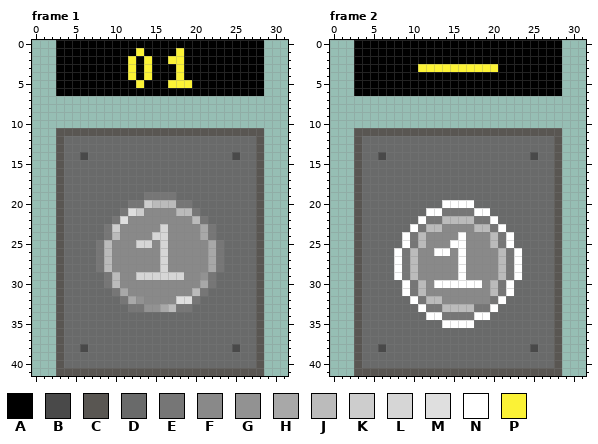
One commit to this pixel-art file: sprites/elevator-button.aseprite. The picture above was drawn from the file before the commit.
32x42 pixels, 2 frames. Colours within 5 levels of each other are drawn and written as one. Shown: frame 1, frame 2.
Palette (. is transparent): A #000000  B #494949  C #595652  D #696a6a  E #767676  F #898989  G #929292  H #a8a8a8  J #bbbbbb  K #cdcdcd  L #d6d6d6  M #dfdfdf  N #ffffff  P #fbf236
The same view after the edit:
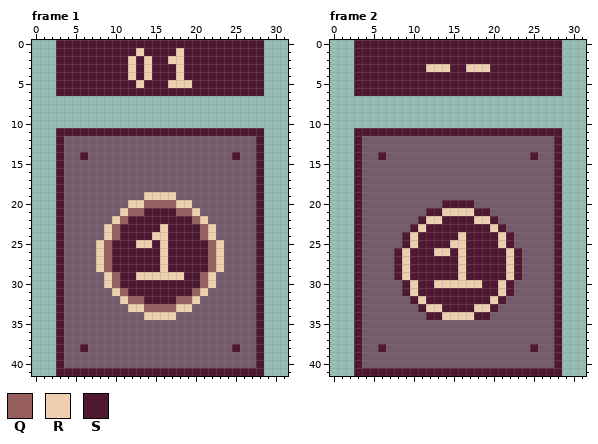
Colours new in this view: Q #975e5e  R #efd0ae  S #501733
Edits made:
colour D: #696a6a -> #755b6c
Frame 1, layers "Layer 3", "Layer 2", "Layer 1":
y 0: x 3..28 AAAAAAAAAAAAAAAAAAAAAAAAAA -> SSSSSSSSSSSSSSSSSSSSSSSSSS
y 1: x 3..28 AAAAAAAAAAPAAAAPAAAAAAAAAA -> SSSSSSSSSSRSSSSRSSSSSSSSSS
y 2: x 3..28 AAAAAAAAAPAPAAPPAAAAAAAAAA -> SSSSSSSSSRSRSSRRSSSSSSSSSS
y 3..4: x 3..28 AAAAAAAAAPAPAAAPAAAAAAAAAA -> SSSSSSSSSRSRSSSRSSSSSSSSSS
y 5: x 3..28 AAAAAAAAAAPAAAPPPAAAAAAAAA -> SSSSSSSSSSRSSSRRRSSSSSSSSS
y 6: x 3..28 AAAAAAAAAAAAAAAAAAAAAAAAAA -> SSSSSSSSSSSSSSSSSSSSSSSSSS
y 11: x 3..28 CCCCCCCCCCCCCCCCCCCCCCCCCC -> SSSSSSSSSSSSSSSSSSSSSSSSSS
y 12..13: x 3 C -> S; x 28 C -> S
y 14: x 3 C -> S; x 6 B -> S; x 25 B -> S; x 28 C -> S
y 15..18: x 3 C -> S; x 28 C -> S
y 19: x 3 C -> S; x 14..17 EEEE -> RRRR; x 28 C -> S
y 20: x 3 C -> S; x 12..19 EEKJJJEE -> RRQQQQRR; x 28 C -> S
y 21: x 3 C -> S; x 11..20 EMKFFFFJJE -> RQQSSSSQQR; x 28 C -> S
y 22: x 3 C -> S; x 10..21 EMFFFFFFFFJE -> RQSSSSSSSSQR; x 28 C -> S
y 23: x 3 C -> S; x 9..22 EKFFFFFLFFFFHE -> RQSSSSSRSSSSQR; x 28 C -> S
y 24: x 3 C -> S; x 9..22 EJFFFFLLFFFFHE -> RQSSSSRRSSSSQR; x 28 C -> S
y 25: x 3 C -> S; x 8..23 EJFFFLLFLFFFFFHE -> RQSSSRRSRSSSSSQR; x 28 C -> S
y 26..28: x 3 C -> S; x 8..23 EJFFFFFFLFFFFFHE -> RQSSSSSSRSSSSSQR; x 28 C -> S
y 29: x 3 C -> S; x 9..22 EJFFLLLLLLFFGE -> RQSSRRRRRRSSQR; x 28 C -> S
y 30: x 3 C -> S; x 9..22 EJFFFFFFFFFFHE -> RQSSSSSSSSSSQR; x 28 C -> S
y 31: x 3 C -> S; x 10..21 EHFFFFFFFFJE -> RQSSSSSSSSQR; x 28 C -> S
y 32: x 3 C -> S; x 11..20 EHGFFFFMME -> RQQSSSSQQR; x 28 C -> S
y 33: x 3 C -> S; x 12..19 EEGGHJEE -> RRQQQQRR; x 28 C -> S
y 34: x 3 C -> S; x 14..17 DDDD -> RRRR; x 28 C -> S
y 35..37: x 3 C -> S; x 28 C -> S
y 38: x 3 C -> S; x 6 B -> S; x 25 B -> S; x 28 C -> S
y 39..40: x 3 C -> S; x 28 C -> S
y 41: x 3..28 CCCCCCCCCCCCCCCCCCCCCCCCCC -> SSSSSSSSSSSSSSSSSSSSSSSSSS
Frame 2, layers "Layer 3", "Layer 2", "Layer 1":
y 0..2: x 3..28 AAAAAAAAAAAAAAAAAAAAAAAAAA -> SSSSSSSSSSSSSSSSSSSSSSSSSS
y 3: x 3..28 AAAAAAAAPPPPPPPPPPAAAAAAAA -> SSSSSSSSSRRRSSRRRSSSSSSSSS
y 4..6: x 3..28 AAAAAAAAAAAAAAAAAAAAAAAAAA -> SSSSSSSSSSSSSSSSSSSSSSSSSS
y 11: x 3..28 CCCCCCCCCCCCCCCCCCCCCCCCCC -> SSSSSSSSSSSSSSSSSSSSSSSSSS
y 12..13: x 3 C -> S; x 28 C -> S
y 14: x 3 C -> S; x 6 B -> S; x 25 B -> S; x 28 C -> S
y 15..19: x 3 C -> S; x 28 C -> S
y 20: x 3 C -> S; x 14..17 NNNN -> SSSS; x 28 C -> S
y 21: x 3 C -> S; x 12..19 NNEEEENN -> SSRRRRSS; x 28 C -> S
y 22: x 3 C -> S; x 11..20 NEEJJJJEEN -> SRRSSSSRRS; x 28 C -> S
y 23: x 3 C -> S; x 10..21 NEJJFFFFJJEN -> SRSSSSSSSSRS; x 28 C -> S
y 24: x 3 C -> S; x 9..22 NEJFFFFNFFFJEN -> SRSSSSSRSSSSRS; x 28 C -> S
y 25: x 3 C -> S; x 9..22 NEJFFFNNFFFJEN -> SRSSSSRRSSSSRS; x 28 C -> S
y 26: x 3 C -> S; x 8..23 NEJFFNNFNFFFFJEN -> SRSSSRRSRSSSSSRS; x 28 C -> S
y 27..29: x 3 C -> S; x 8..23 NEJFFFFFNFFFFJEN -> SRSSSSSSRSSSSSRS; x 28 C -> S
y 30: x 3 C -> S; x 9..22 NEJFNNNNNNFJEN -> SRSSRRRRRRSSRS; x 28 C -> S
y 31: x 3 C -> S; x 9..22 NEJFFFFFFFFJEN -> SRSSSSSSSSSSRS; x 28 C -> S
y 32: x 3 C -> S; x 10..21 NEJJFFFFFFEN -> SRSSSSSSSSRS; x 28 C -> S
y 33: x 3 C -> S; x 11..20 NEEJJJJEEN -> SRRSSSSRRS; x 28 C -> S
y 34: x 3 C -> S; x 12..19 NNEEEENN -> SSRRRRSS; x 28 C -> S
y 35: x 3 C -> S; x 14..17 NNNN -> DDDD; x 28 C -> S
y 36..37: x 3 C -> S; x 28 C -> S
y 38: x 3 C -> S; x 6 B -> S; x 25 B -> S; x 28 C -> S
y 39..40: x 3 C -> S; x 28 C -> S
y 41: x 3..28 CCCCCCCCCCCCCCCCCCCCCCCCCC -> SSSSSSSSSSSSSSSSSSSSSSSSSS
